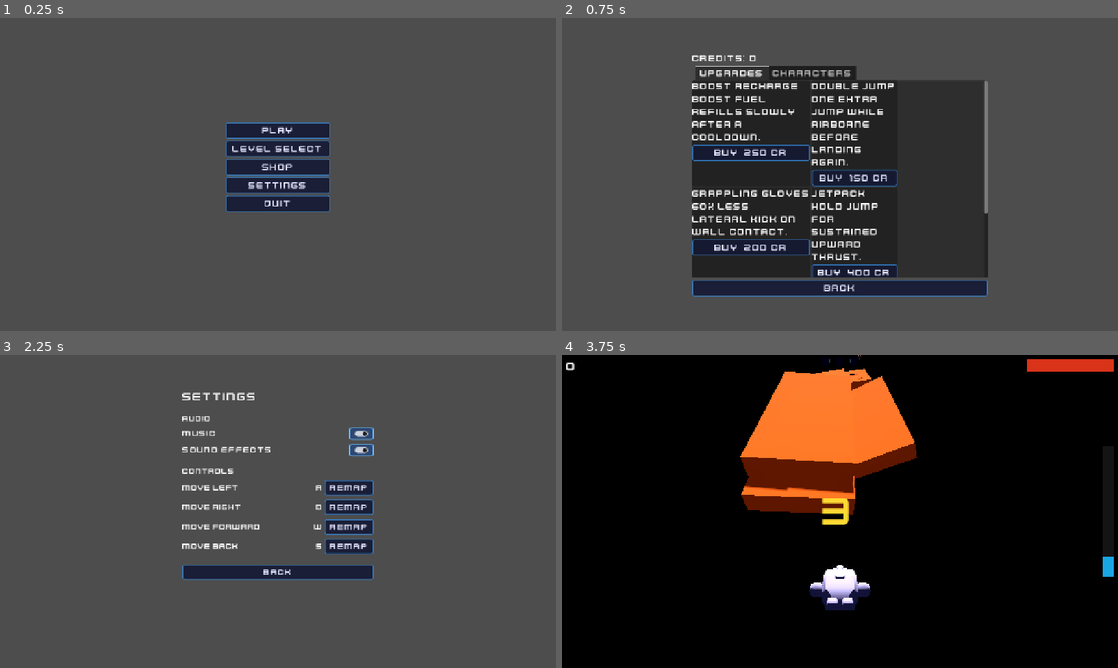
Above: before the commit, frames 1-4 (two rows, left to right).
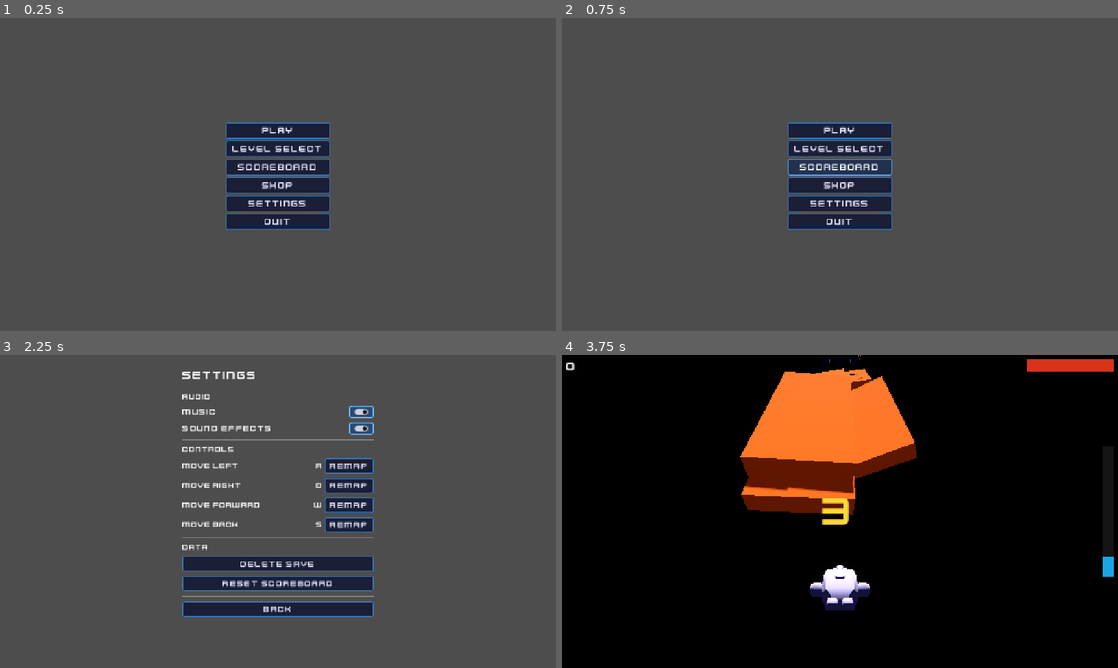
Above: after the commit, the same moments.

Repository: Dinozor/space-jumper
Game: Godot game, scene res://game/main/main.tscn
The game is run twice, just before and just after one commit, with the same random seed, the same clock (stepped at 60 frames per second) and the same inputs.
Inputs (mouse positions are in pixels of both pictures, inside the frame that each line leads up to):
- Up to frame 1 (0.25 s): no input
- Up to frame 2 (0.75 s): click (840, 168) at 0.5 s, where only the run after the commit has a clickable "Scoreboard"
- Up to frame 3 (2.25 s): click (278, 624) at 1.25 s, where only the run before the commit has a clickable "Back"; click "Settings" at 2 s
- Up to frame 4 (3.75 s): click "BACK" at 2.75 s; click "Play" at 3.5 s

The runs differ from the first frame. In frame 1, 1.5% of the frame differs, in the area x 40-60%, y 46-68%; in frame 2, 34%, in the area x 23-77%, y 11-90%; in frame 3, 9.6%; in frame 4, nothing differs.

Commit message:
feat(scoreboard): add Scoreboard button to main menu; set settings_from_main_menu flag

Diff:
--- a/game/menu/main_menu.gd
+++ b/game/menu/main_menu.gd
@@ -1,7 +1,7 @@
 class_name MainMenu
 extends Control
 
-## Main menu: play, level select, shop, settings, quit.
+## Main menu: play, level select, scoreboard, shop, settings, quit.
 
 signal play_pressed
 signal level_select_pressed
@@ -9,6 +9,7 @@
 
 @onready var _play_button: Button = $VBox/PlayButton
 @onready var _level_select_button: Button = $VBox/LevelSelectButton
+@onready var _scoreboard_button: Button = $VBox/ScoreboardButton
 @onready var _shop_button: Button = $VBox/ShopButton
 @onready var _settings_button: Button = $VBox/SettingsButton
 @onready var _quit_button: Button = $VBox/QuitButton
@@ -17,6 +18,7 @@
 func _ready() -> void:
 	_play_button.pressed.connect(_on_play_pressed)
 	_level_select_button.pressed.connect(_on_level_select_pressed)
+	_scoreboard_button.pressed.connect(_on_scoreboard_pressed)
 	_shop_button.pressed.connect(_on_shop_pressed)
 	_settings_button.pressed.connect(_on_settings_pressed)
 	_quit_button.pressed.connect(get_tree().quit)
@@ -34,6 +36,13 @@
 	get_tree().change_scene_to_file("res://game/menu/level_select.tscn")
 
 
+func _on_scoreboard_pressed() -> void:
+	AudioManager.play_button()
+	GameState.scoreboard_open_level = GameState.current_level
+	GameState.scoreboard_return_path = "res://game/menu/main_menu.tscn"
+	get_tree().change_scene_to_file("res://game/ui/scoreboard.tscn")
+
+
 func _on_shop_pressed() -> void:
 	AudioManager.play_button()
 	get_tree().change_scene_to_file("res://game/menu/shop.tscn")
@@ -42,4 +51,5 @@
 func _on_settings_pressed() -> void:
 	AudioManager.play_button()
 	settings_pressed.emit()
+	GameState.settings_from_main_menu = true
 	get_tree().change_scene_to_file("res://game/menu/settings.tscn")
--- a/game/menu/main_menu.tscn
+++ b/game/menu/main_menu.tscn
@@ -30,6 +30,10 @@
 layout_mode = 2
 text = "Level Select"
 
+[node name="ScoreboardButton" type="Button" parent="VBox" unique_id=1234567891]
+layout_mode = 2
+text = "Scoreboard"
+
 [node name="ShopButton" type="Button" parent="VBox" unique_id=1234567890]
 layout_mode = 2
 text = "Shop"
